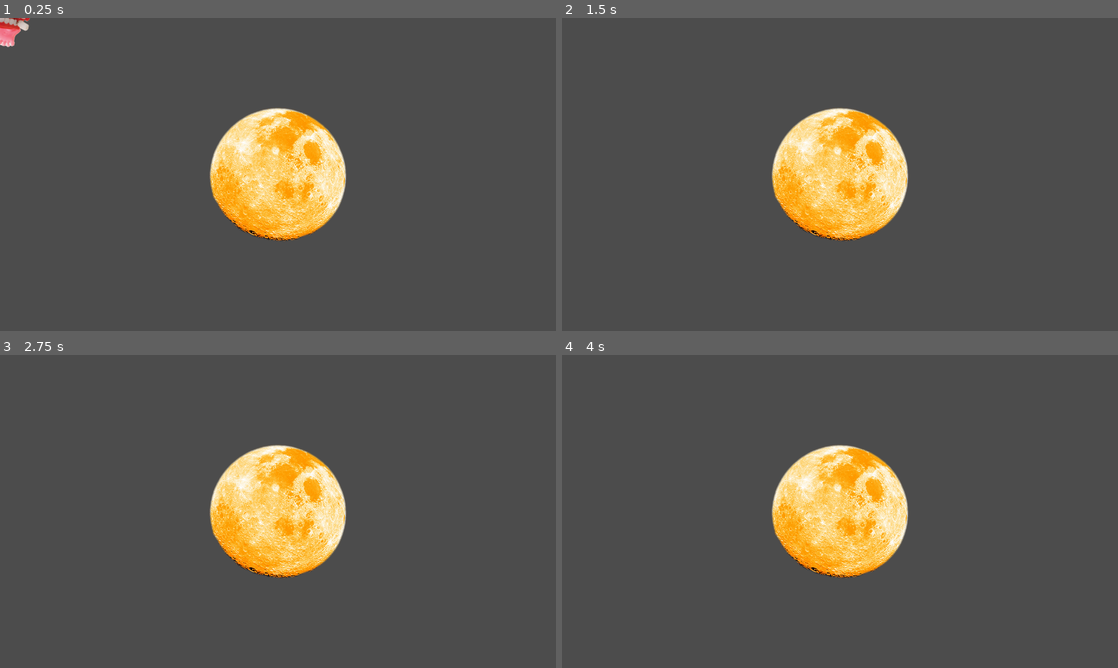
Above: before the commit, frames 1-4 (two rows, left to right).
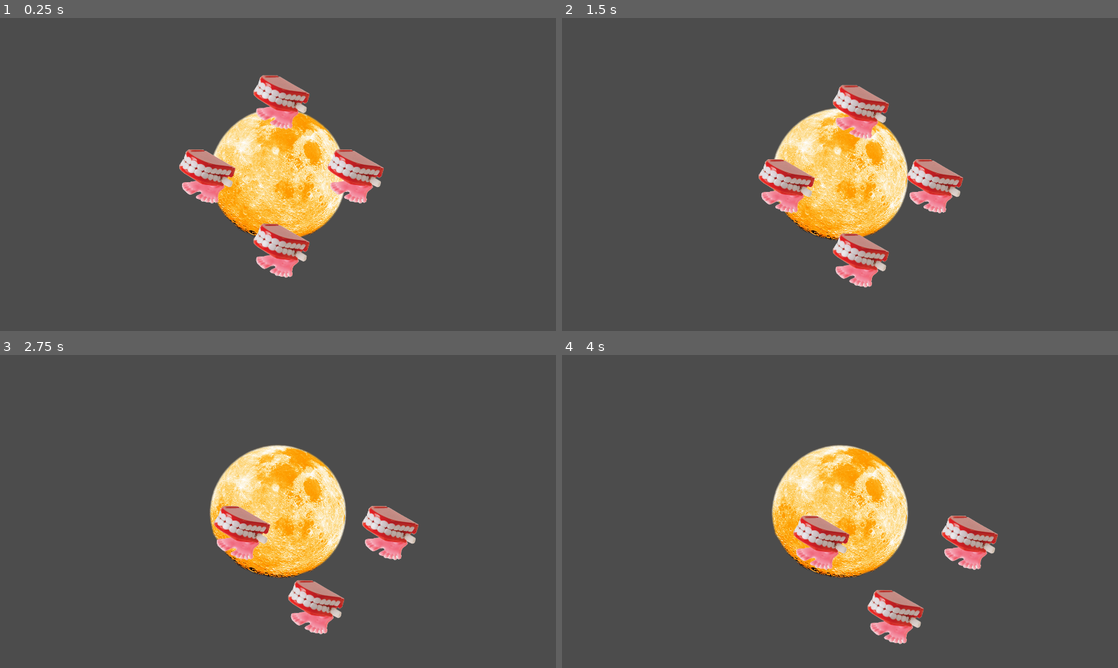
Above: after the commit, the same moments.

Repository: PushingPolygons/moonchomper-RosemaryKoshy
Game: Godot game, scene res://Level/Level.tscn
The game is run twice, just before and just after one commit, with the same random seed, the same clock (stepped at 60 frames per second) and the same inputs.
Inputs (mouse positions are in pixels of both pictures, inside the frame that each line leads up to):
- Up to frame 1 (0.25 s): no input
- Up to frame 2 (1.5 s): move the mouse to (567, 21) at 0.52 s; click (567, 21) at 0.67 s; move the mouse to (728, 190) at 1.27 s; click (728, 190) at 1.42 s
- Up to frame 3 (2.75 s): move the mouse to (333, 442) at 2.02 s; click (333, 442) at 2.17 s
- Up to frame 4 (4 s): move the mouse to (812, 574) at 2.77 s; click (812, 574) at 2.92 s; move the mouse to (1006, 558) at 3.52 s; click (1006, 558) at 3.67 s

The runs differ from the first frame. In frame 1, 4.9% of the frame differs, in the area x 0-69%, y 0-84%; in frame 2, 4.6%; in frame 3, 3.5%; in frame 4, 3.5%.

Commit message:
update scripts

Diff:
--- a/Code/Chomper/assets/chomper.gd
+++ b/Code/Chomper/assets/chomper.gd
@@ -3,6 +3,7 @@
 
 # Member variables:
 var moon: Moon = null
+var health: int = 1
 var chomp_power: int = 1
 
 # Called every frame. 'delta_time' is the elapsed time since the previous frame.
--- a/Code/Level/assets/level.gd
+++ b/Code/Level/assets/level.gd
@@ -5,9 +5,15 @@
 
 # Called when the node enters the scene tree for the first time.
 func _ready() -> void:
-	var chomper: Chomper = chomper_ps.instance()
-	self.add_child(chomper)
+	var chomper_count: int = 4;
+	SpawnChompersInCircle(chomper_count, 256)
+	print("Spawned ", chomper_count, " chompers")
 
-# Called every frame. 'delta' is the elapsed time since the previous frame.
-#func _process(delta):
-#	pass
+func SpawnChompersInCircle(chomper_count: int, radius: float) -> void:
+	var center: Vector2 = get_viewport().get_visible_rect().size / 2
+
+	for i in chomper_count:
+		var chomper: Chomper = chomper_ps.instance()
+		chomper.position.x = center.x + radius * cos(2 * PI * i / chomper_count)
+		chomper.position.y = center.y + radius * sin(2 * PI * i / chomper_count)
+		self.add_child(chomper)
--- a/Code/Moon/assets/moon.gd
+++ b/Code/Moon/assets/moon.gd
@@ -2,12 +2,12 @@
 class_name Moon
 
 # Member variables:
-var Health: int = 0
+var Health: int = 4
 
 # Called when the moon enters the scene tree for the first time.
 func _ready() -> void:
 	Health = 4
-	print("Health: ", Health)
+	print("Moon Health: ", Health)
 
 # Called every frame. 'delta' is the elapsed time since the previous frame.
 #func _process(delta):
